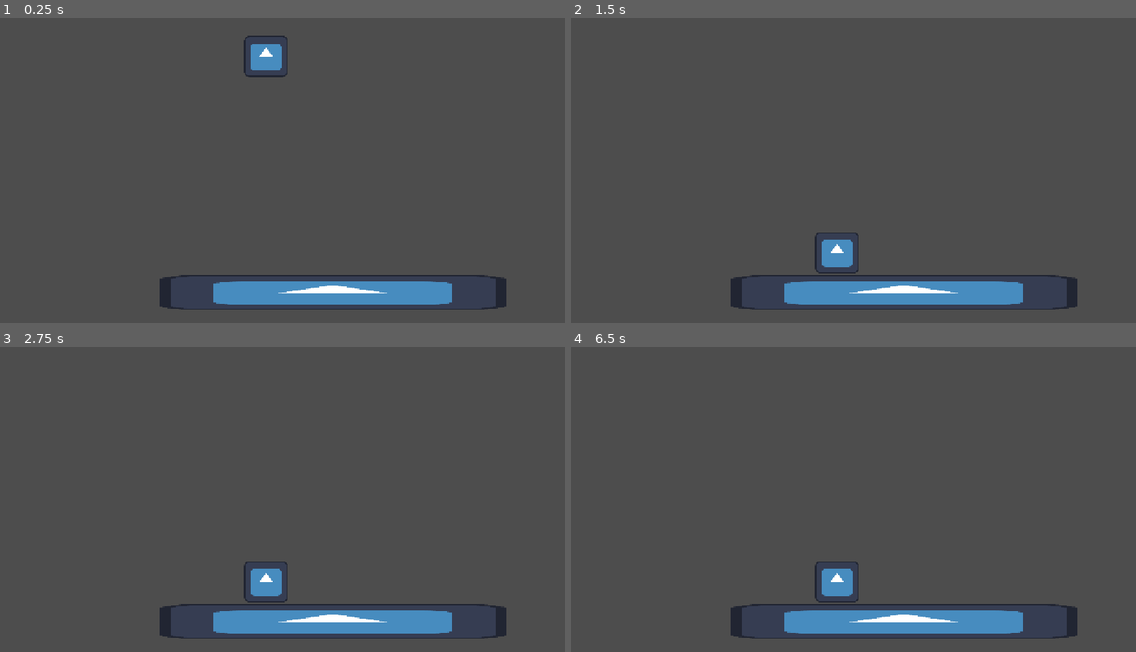
Above: before the commit, frames 1-4 (two rows, left to right).
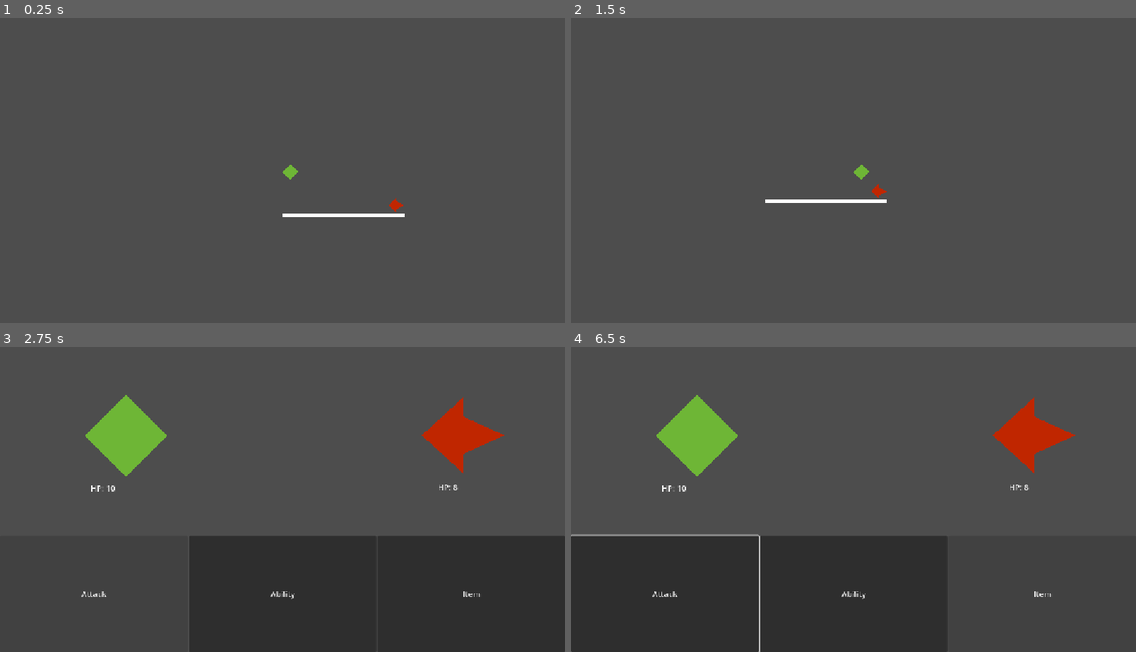
Above: after the commit, the same moments.

Repository: losanders6891/godotStuff
Game: Godot game, scene res://scenes/levels/testLevel.tscn
Same seed, same stepped clock (60 frames per second), same inputs: the game is played once before the commit and once after it. Before the commit the project starts from res://scenes/node_2d.tscn. The engine's default icon, where the game draws it, is replaced by a stand-in: a white triangle on a blue panel in a dark square.
Inputs (mouse positions are in pixels of both pictures, inside the frame that each line leads up to):
- Up to frame 1 (0.25 s): no input
- Up to frame 2 (1.5 s): hold D (right) 0.53-1.28 s; tap Enter at 1.25 s; hold S (backward) from 1.28 s (still down)
- Up to frame 3 (2.75 s): release S (backward) at 2 s; click (96, 594) at 2 s, where only the run after the commit has a clickable "Attack"
- Up to frame 4 (6.5 s): click (853, 594) at 2.75 s, where only the run after the commit has a clickable "Ability"; click (1039, 594) at 3.5 s, where only the run after the commit has a clickable "Item"; tap Space at 4.25, 5.75 s; hold D (right) 4.28-5.03 s; tap Enter at 5 s; hold W (forward) 5.03-5.78 s; hold A (left) from 5.78 s (still down); tap Tab (menu) at 6.4 s

The runs differ from the first frame. In frame 1, 5.0% of the frame differs, in the area x 28-90%, y 5-96%; in frame 2, 5.0%; in frame 3, 28%; in frame 4, 30%, in the area x 0-90%, y 15-100%.
Error after the commit: Parse Error: Cannot find member "enabled" in base "Array[Node]". (res://scripts/ui_scripts/battle_ui_scripts/attackButton.gd:12)

Commit message:
nonsense bs

Diff:
--- a/worse-hell/scripts/ui_scripts/button.gd
+++ b/worse-hell/scenes/U.I-Scenes/attack1button.gd
@@ -1,13 +1,12 @@
 extends Button
 
 
-# Called when the node enters the scene tree for the first time.
 func _ready() -> void:
 	pressed.connect(_button_pressed)
 
 
 func _button_pressed():
-	EnemyStats.enemyOneStats["Health"]-= PartyStats.mainCharacterStats["Damage"]
+	EnemyStats.enemyOneStats["Health"]-= PartyStats.mainCharacterAttacks["one"]
 	print(EnemyStats.enemyOneStats["Health"])
 	if EnemyStats.enemyOneStats["Health"] == 0 :
-		pass
+		print("enemy died")
--- /dev/null
+++ b/worse-hell/scenes/U.I-Scenes/attack_options.tscn
@@ -0,0 +1,31 @@
+[gd_scene format=3 uid="uid://ckuadhvk71i5y"]
+
+[ext_resource type="Script" uid="uid://cwtkl2fjs27fa" path="res://scripts/ui_scripts/battle_ui_scripts/attackButton.gd" id="1_bt4gc"]
+
+[node name="attack options" type="GridContainer" unique_id=557134944]
+anchors_preset = -1
+offset_left = -3.0
+offset_top = 415.0
+offset_right = 1155.0
+offset_bottom = 645.0
+theme_override_constants/h_separation = 2
+columns = 3
+
+[node name="Button" type="Button" parent="." unique_id=1963768328]
+layout_mode = 2
+size_flags_horizontal = 3
+size_flags_vertical = 3
+text = "win"
+script = ExtResource("1_bt4gc")
+
+[node name="Button2" type="Button" parent="." unique_id=1230247168]
+layout_mode = 2
+size_flags_horizontal = 3
+size_flags_vertical = 3
+text = "lose"
+
+[node name="Button3" type="Button" parent="." unique_id=234741820]
+layout_mode = 2
+size_flags_horizontal = 3
+size_flags_vertical = 3
+text = "back"
--- /dev/null
+++ b/worse-hell/scenes/U.I-Scenes/battle_options.gd
@@ -0,0 +1,2 @@
+extends GridContainer
+@export var menu1: GridContainer
--- /dev/null
+++ b/worse-hell/scenes/U.I-Scenes/battle_options.tscn
@@ -0,0 +1,33 @@
+[gd_scene format=3 uid="uid://bc53ev5vowuup"]
+
+[ext_resource type="Script" uid="uid://c6bgjlu17sj8g" path="res://scenes/U.I-Scenes/battle_options.gd" id="1_sgkqa"]
+[ext_resource type="Script" uid="uid://3ji41pcvw8te" path="res://scenes/U.I-Scenes/attack1button.gd" id="2_sgkqa"]
+
+[node name="battle options" type="GridContainer" unique_id=226921744]
+anchors_preset = -1
+offset_left = -361.0
+offset_top = 123.0
+offset_right = 791.0
+offset_bottom = 360.0
+theme_override_constants/h_separation = 2
+columns = 3
+script = ExtResource("1_sgkqa")
+
+[node name="Button" type="Button" parent="." unique_id=2035884122]
+layout_mode = 2
+size_flags_horizontal = 3
+size_flags_vertical = 3
+text = "Attack"
+script = ExtResource("2_sgkqa")
+
+[node name="Button2" type="Button" parent="." unique_id=1004240653]
+layout_mode = 2
+size_flags_horizontal = 3
+size_flags_vertical = 3
+text = "Ability"
+
+[node name="Button3" type="Button" parent="." unique_id=526721522]
+layout_mode = 2
+size_flags_horizontal = 3
+size_flags_vertical = 3
+text = "Item"
--- a/worse-hell/scenes/battle.tscn
+++ b/worse-hell/scenes/battle.tscn
@@ -1,8 +1,9 @@
 [gd_scene format=3 uid="uid://20pdpk14rdlh"]
 
 [ext_resource type="Script" uid="uid://g4je06adtubb" path="res://scripts/ui_scripts/battle_ui_scripts/player_hp.gd" id="1_dn72j"]
-[ext_resource type="Script" uid="uid://cwtkl2fjs27fa" path="res://scripts/ui_scripts/button.gd" id="1_p1qf1"]
 [ext_resource type="Script" uid="uid://eutd2h4ffcig" path="res://scripts/ui_scripts/battle_ui_scripts/enemy_hp.gd" id="2_th188"]
+[ext_resource type="PackedScene" uid="uid://bc53ev5vowuup" path="res://scenes/U.I-Scenes/battle_options.tscn" id="3_p1qf1"]
+[ext_resource type="PackedScene" uid="uid://ckuadhvk71i5y" path="res://scenes/U.I-Scenes/attack_options.tscn" id="4_a12nh"]
 
 [sub_resource type="AtlasTexture" id="AtlasTexture_p1qf1"]
 region = Rect2(0, 0, 300, 300)
@@ -262,34 +263,6 @@
 
 [node name="Camera2D" type="Camera2D" parent="." unique_id=646826986]
 position = Vector2(215, 36)
-
-[node name="GridContainer" type="GridContainer" parent="." unique_id=2004429993]
-anchors_preset = -1
-offset_left = -361.0
-offset_top = 123.0
-offset_right = 791.0
-offset_bottom = 360.0
-theme_override_constants/h_separation = 2
-columns = 3
-
-[node name="Button" type="Button" parent="GridContainer" unique_id=105696247]
-layout_mode = 2
-size_flags_horizontal = 3
-size_flags_vertical = 3
-text = "Attack"
-script = ExtResource("1_p1qf1")
-
-[node name="Button2" type="Button" parent="GridContainer" unique_id=1683089977]
-layout_mode = 2
-size_flags_horizontal = 3
-size_flags_vertical = 3
-text = "Ability"
-
-[node name="Button3" type="Button" parent="GridContainer" unique_id=340162893]
-layout_mode = 2
-size_flags_horizontal = 3
-size_flags_vertical = 3
-text = "Item"
 
 [node name="playerHP" type="Label" parent="." unique_id=854838030]
 offset_left = -176.0
@@ -313,3 +286,13 @@
 offset_bottom = 43.0
 text = "enemy health"
 script = ExtResource("2_th188")
+
+[node name="battle options" parent="." unique_id=226921744 node_paths=PackedStringArray("menu1") instance=ExtResource("3_p1qf1")]
+menu1 = NodePath("../attack options")
+
+[node name="attack options" parent="." unique_id=557134944 instance=ExtResource("4_a12nh")]
+visible = false
+offset_left = -364.0
+offset_top = 127.0
+offset_right = 794.0
+offset_bottom = 357.0
--- a/worse-hell/scenes/levels/idk.tscn
+++ /dev/null
@@ -1,39 +0,0 @@
-[gd_scene format=3 uid="uid://c4idf583m7120"]
-
-[ext_resource type="Texture2D" uid="uid://8nww4rliroie" path="res://sprites/misc/icon.svg" id="1_wtcfe"]
-
-[sub_resource type="RectangleShape2D" id="RectangleShape2D_rpall"]
-size = Vector2(708, 71)
-
-[sub_resource type="RectangleShape2D" id="RectangleShape2D_owrna"]
-size = Vector2(87, 85)
-
-[node name="Node2D" type="Node2D" unique_id=997599590]
-
-[node name="StaticBody2D" type="StaticBody2D" parent="." unique_id=401187529]
-
-[node name="Sprite2D" type="Sprite2D" parent="StaticBody2D" unique_id=184021106]
-position = Vector2(376, 274)
-scale = Vector2(5.5234375, 0.5546875)
-texture = ExtResource("1_wtcfe")
-
-[node name="CollisionShape2D" type="CollisionShape2D" parent="StaticBody2D" unique_id=70606138]
-position = Vector2(378, 271)
-shape = SubResource("RectangleShape2D_rpall")
-
-[node name="RigidBody2D" type="RigidBody2D" parent="." unique_id=1089375856]
-position = Vector2(180, -184)
-
-[node name="Sprite2D" type="Sprite2D" parent="RigidBody2D" unique_id=1308957271]
-position = Vector2(59.500008, -52.000004)
-scale = Vector2(0.6953125, 0.65625)
-texture = ExtResource("1_wtcfe")
-
-[node name="CollisionShape2D" type="CollisionShape2D" parent="RigidBody2D" unique_id=199980378]
-position = Vector2(58.5, -51.5)
-shape = SubResource("RectangleShape2D_owrna")
-
-[node name="Camera2D" type="Camera2D" parent="." unique_id=935413884]
-position = Vector2(273, 12)
-
-[node name="TileMapLayer" type="TileMapLayer" parent="." unique_id=1232677794]
--- a/worse-hell/scenes/node_2d.tscn
+++ /dev/null
@@ -1,39 +0,0 @@
-[gd_scene format=3 uid="uid://be6tn2ngeu6dk"]
-
-[ext_resource type="Texture2D" uid="uid://8nww4rliroie" path="res://sprites/misc/icon.svg" id="1_wtcfe"]
-
-[sub_resource type="RectangleShape2D" id="RectangleShape2D_rpall"]
-size = Vector2(708, 71)
-
-[sub_resource type="RectangleShape2D" id="RectangleShape2D_owrna"]
-size = Vector2(87, 85)
-
-[node name="Node2D" type="Node2D" unique_id=997599590]
-
-[node name="StaticBody2D" type="StaticBody2D" parent="." unique_id=401187529]
-
-[node name="Sprite2D" type="Sprite2D" parent="StaticBody2D" unique_id=184021106]
-position = Vector2(376, 274)
-scale = Vector2(5.5234375, 0.5546875)
-texture = ExtResource("1_wtcfe")
-
-[node name="CollisionShape2D" type="CollisionShape2D" parent="StaticBody2D" unique_id=70606138]
-position = Vector2(378, 271)
-shape = SubResource("RectangleShape2D_rpall")
-
-[node name="RigidBody2D" type="RigidBody2D" parent="." unique_id=1089375856]
-position = Vector2(180, -184)
-
-[node name="Sprite2D" type="Sprite2D" parent="RigidBody2D" unique_id=1308957271]
-position = Vector2(59.500008, -52.000004)
-scale = Vector2(0.6953125, 0.65625)
-texture = ExtResource("1_wtcfe")
-
-[node name="CollisionShape2D" type="CollisionShape2D" parent="RigidBody2D" unique_id=199980378]
-position = Vector2(58.5, -51.5)
-shape = SubResource("RectangleShape2D_owrna")
-
-[node name="Camera2D" type="Camera2D" parent="." unique_id=935413884]
-position = Vector2(273, 12)
-
-[node name="TileMapLayer" type="TileMapLayer" parent="." unique_id=1232677794]
--- a/worse-hell/scripts/player_scripts/party_stats.gd
+++ b/worse-hell/scripts/player_scripts/party_stats.gd
@@ -1,8 +1,11 @@
 extends Node
 
+var damage = 2
 var mainCharacterStats = {
 	"Level" : 1,
 	"Health" : 10,
-	"Damage" : 2
 }
+var mainCharacterAttacks = {"one": 2 ,
+	"two": 0
+	}
 #main character stats
--- a/worse-hell/scripts/test_enemy.gd
+++ /dev/null
@@ -1,14 +0,0 @@
-class_name enemy extends CharacterBody2D
-
-@onready var sight: RayCast2D = $Sight #if broken, try just retyping before anything else
-#@onready var player_node: CharacterBody2D
-##if you can't figure out what this is asking for, then just ask me.
-@export var battle_Scene:PackedScene
-
-
-func _process(_delta: float) -> void:
-	#appeasing the machine god
-	sight.force_raycast_update()
-	if sight.is_colliding():
-		print("collision detected")
-		get_tree().change_scene_to_packed(battle_Scene)
--- /dev/null
+++ b/worse-hell/scripts/ui_scripts/battle_ui_scripts/attackButton.gd
@@ -0,0 +1,13 @@
+extends Button
+
+
+# Called when the node enters the scene tree for the first time.
+func _ready() -> void:
+	pressed.connect(_button_pressed)
+
+
+func _button_pressed():
+
+	get_parent().visible = false
+	get_parent().get_children().enabled = false
+	get_parent().menu1.visible = true
Not shown, added: worse-hell/scenes/U.I-Scenes/attack1button.gd.uid
Not shown, added: worse-hell/scenes/U.I-Scenes/battle_options.gd.uid
Renamed: worse-hell/scenes/levels/l_test_level.tscn -> worse-hell/scenes/levels/testLevel.tscn
Not shown, removed: worse-hell/scripts/test_enemy.gd.uid
Renamed: worse-hell/scripts/ui_scripts/button.gd.uid -> worse-hell/scripts/ui_scripts/battle_ui_scripts/attackButton.gd.uid
